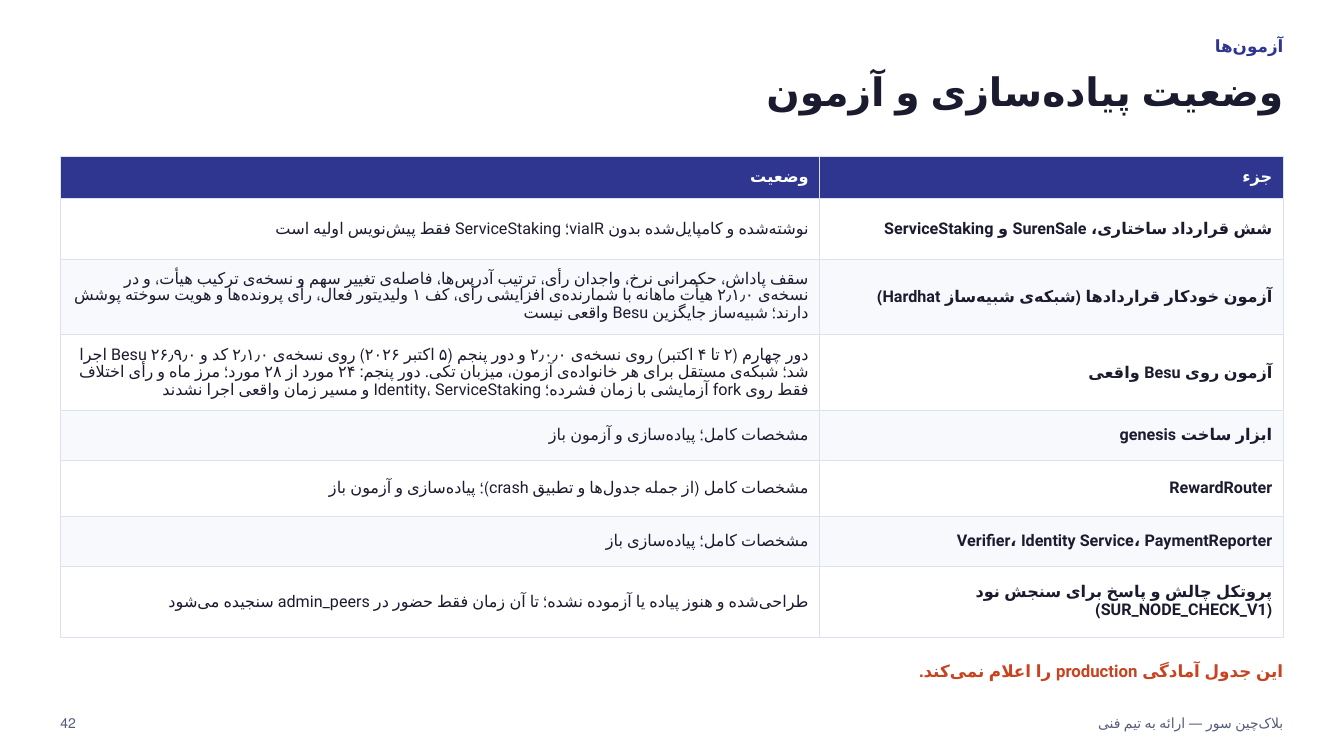
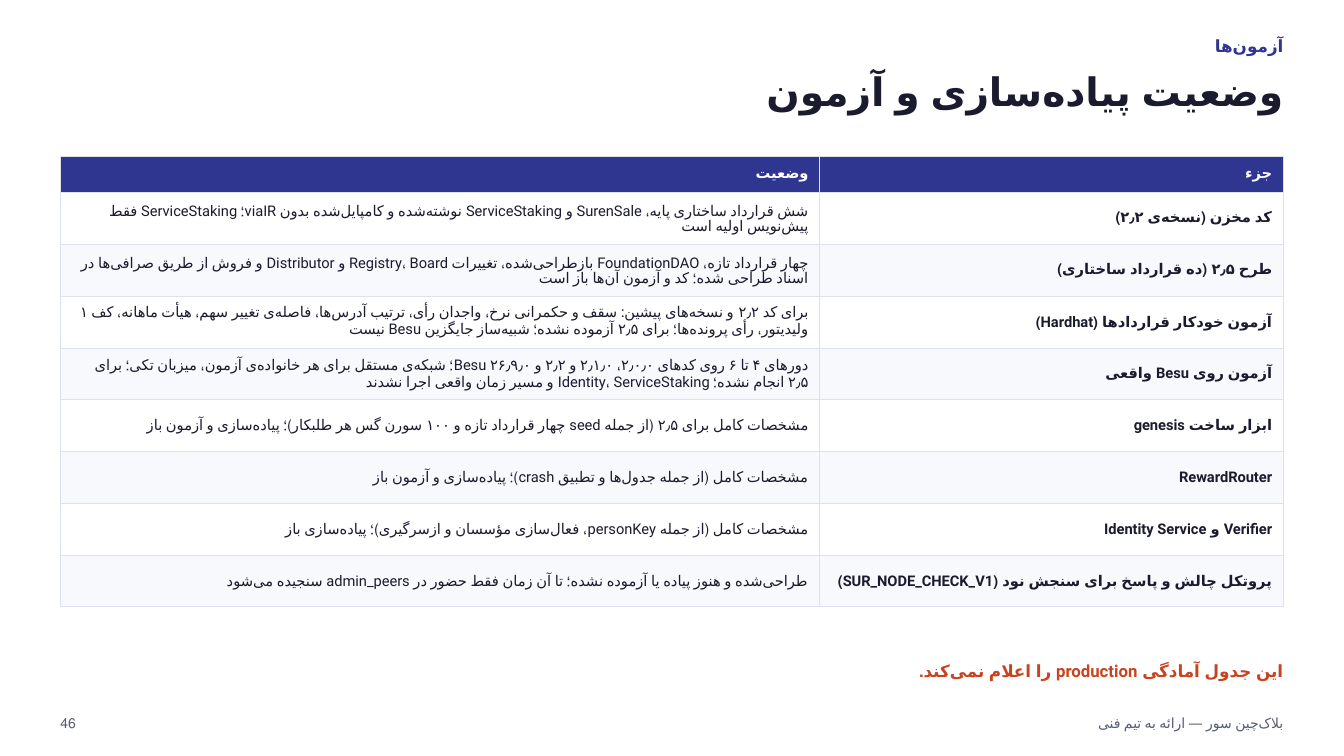
Before and after one commit to Sur-network/sur-new, a slide deck: slide 46 of presentations/Sur - Technical Team Presentation.pptx (slide 42 before the commit). Drawn at 1344x756 pixels with LibreOffice and Linux fonts; fonts in the diff are those of the drawing. Boxes give left, top, right and bottom in pixels: in the first picture for what was removed or moved away, otherwise in the second. Text is boxed around its words. In the diff, an @@ line names an element or a change of style, - is before the commit and + after.

```diff
--- a/presentations/Sur - Technical Team Presentation.pptx
+++ b/presentations/Sur - Technical Team Presentation.pptx
@@ table at [60, 156, 1284, 607] @@
-row 2: نوشته‌شده و کامپایل‌شده بدون viaIR؛ ServiceStaking فقط پیش‌نویس اولیه است | شش قرارداد ساختاری، SurenSale و ServiceStaking
-row 3: سقف پاداش، حکمرانی نرخ، واجدان رأی، ترتیب آدرس‌ها، فاصله‌ی تغییر سهم و نسخه‌ی ترکیب هیأت، و در نسخه‌ی ۲٫۱٫۰ هیأت ماهانه با شمارنده‌ی افزایشی رأی، کف ۱ ولیدیتور فعال، رأی پرونده‌ها و هویت سوخته پوشش دارند؛ شبیه‌ساز جایگزین Besu واقعی نیست | آزمون خودکار قراردادها (شبکه‌ی شبیه‌ساز Hardhat)
-row 4: دور چهارم (۲ تا ۴ اکتبر) روی نسخه‌ی ۲٫۰٫۰ و دور پنجم (۵ اکتبر ۲۰۲۶) روی نسخه‌ی ۲٫۱٫۰ کد و Besu ۲۶٫۹٫۰ اجرا شد؛ شبکه‌ی مستقل برای هر خانواده‌ی آزمون، میزبان تکی. دور پنجم: ۲۴ مورد از ۲۸ مورد؛ مرز ماه و رأی اختلاف فقط روی fork آزمایشی با زمان فشرده؛ Identity، ServiceStaking و مسیر زمان واقعی اجرا نشدند | آزمون روی Besu واقعی
-row 5: مشخصات کامل؛ پیاده‌سازی و آزمون باز | ابزار ساخت genesis
+row 2: شش قرارداد ساختاری پایه، SurenSale و ServiceStaking نوشته‌شده و کامپایل‌شده بدون viaIR؛ ServiceStaking فقط پیش‌نویس اولیه است | کد مخزن (نسخه‌ی ۲٫۲)
+row 3: چهار قرارداد تازه، FoundationDAO بازطراحی‌شده، تغییرات Registry، Board و Distributor و فروش از طریق صرافی‌ها در اسناد طراحی شده؛ کد و آزمون آن‌ها باز است | طرح ۲٫۵ (ده قرارداد ساختاری)
+row 4: برای کد ۲٫۲ و نسخه‌های پیشین: سقف و حکمرانی نرخ، واجدان رأی، ترتیب آدرس‌ها، فاصله‌ی تغییر سهم، هیأت ماهانه، کف ۱ ولیدیتور، رأی پرونده‌ها؛ برای ۲٫۵ آزموده نشده؛ شبیه‌ساز جایگزین Besu نیست | آزمون خودکار قراردادها (Hardhat)
+row 5: دورهای ۴ تا ۶ روی کدهای ۲٫۰٫۰، ۲٫۱٫۰ و ۲٫۲ و Besu ۲۶٫۹٫۰؛ شبکه‌ی مستقل برای هر خانواده‌ی آزمون، میزبان تکی؛ برای ۲٫۵ انجام نشده؛ Identity، ServiceStaking و مسیر زمان واقعی اجرا نشدند | آزمون روی Besu واقعی
+row 6: مشخصات کامل برای ۲٫۵ (از جمله seed چهار قرارداد تازه و ۱۰۰ سورن گس هر طلبکار)؛ پیاده‌سازی و آزمون باز | ابزار ساخت genesis
-row 8, column 1: مشخصات کامل؛ پیاده‌سازی باز
+row 8, column 1: مشخصات کامل (از جمله personKey، فعال‌سازی مؤسسان و ازسرگیری)؛ پیاده‌سازی باز
-row 8, column 2: Verifier، Identity Service، PaymentReporter
+row 8, column 2: Verifier و Identity Service
@@ text at [60, 718, 76, 729]: text changed @@
-42
+46
```
Also in this commit, not shown: 43 other slides changed, 5 slides added, 1 other file.
